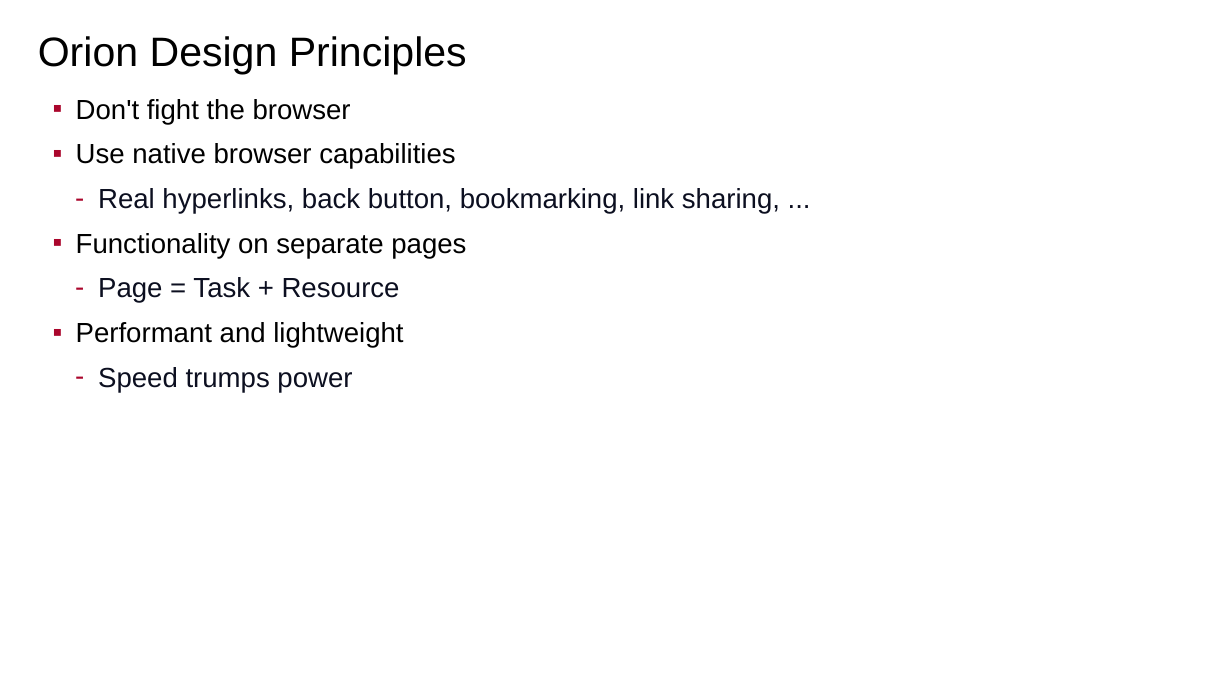
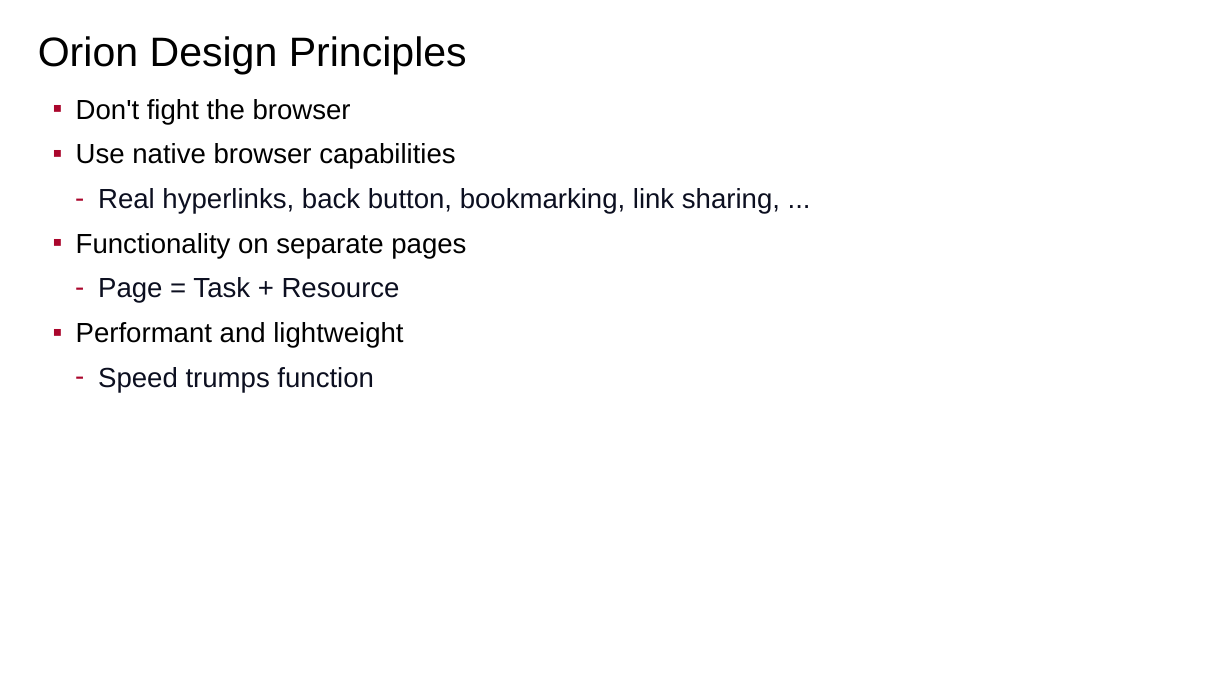
Before and after one commit to sfmccourt/oscon, a slide deck: slide 4 of osconorion.odp. Drawn at 1232x693 pixels with LibreOffice and Linux fonts; fonts in the diff are those of the drawing; background and template pictures are left out. Boxes give left, top, right and bottom in pixels: in the first picture for what was removed or moved away, otherwise in the second. Text is boxed around its words. In the diff, an @@ line names an element or a change of style, - is before the commit and + after.

```diff
--- a/osconorion.odp
+++ b/osconorion.odp
@@ text at bbox=[98, 367, 374, 392]: text changed @@
-  – Speed trumps power
+  – Speed trumps function
```
Also in this commit, not shown: 2 other slides changed, 1 slide removed.
